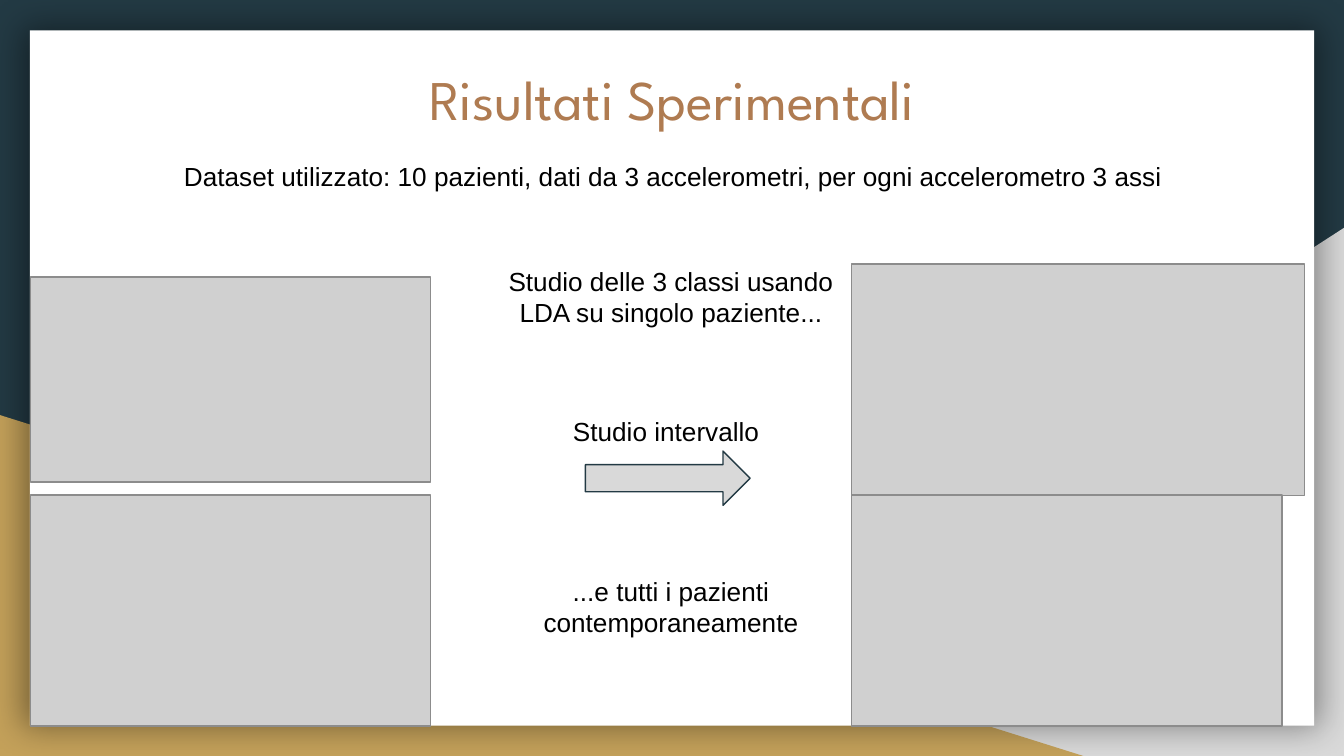
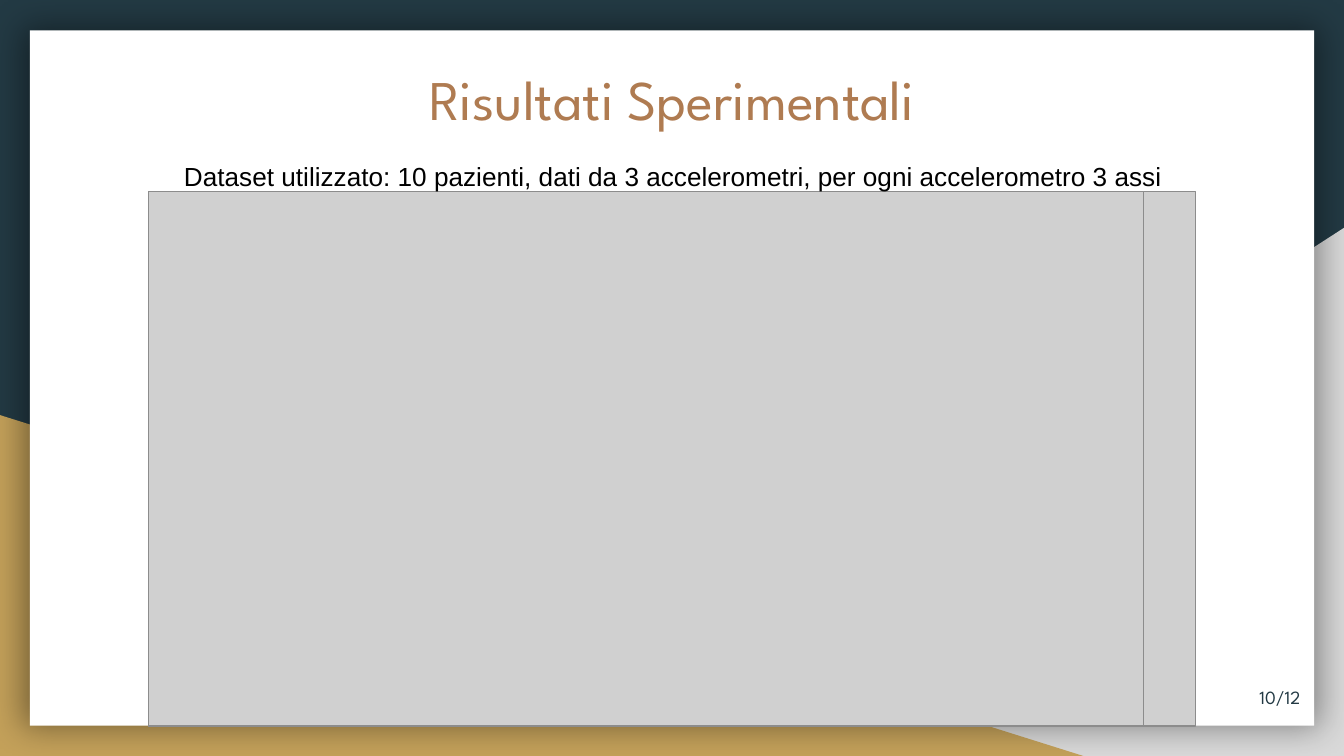
Before and after one commit to fuserale/tesi, a slide deck: slide 10 of tex_tesi/Apprendimento non supervisionato per l’identificazione di contesti di Freezing of Gait (FOG) in pazienti affetti da Morbo di Parkinson.pptx. Drawn at 1344x756 pixels with LibreOffice and Linux fonts; fonts in the diff are those of the drawing; grey boxes stand for pictures. Boxes give left, top, right and bottom in pixels: in the first picture for what was removed or moved away, otherwise in the second. Text is boxed around its words. In the diff, an @@ line names an element or a change of style, - is before the commit and + after.

```diff
--- a/tex_tesi/Apprendimento non supervisionato per l’identificazione di contesti di Freezing of Gait (FOG) in pazienti affetti da Morbo di Parkinson.pptx
+++ b/tex_tesi/Apprendimento non supervisionato per l’identificazione di contesti di Freezing of Gait (FOG) in pazienti affetti da Morbo di Parkinson.pptx
@@ picture: place and size @@
-picture at bbox=[852, 265, 1305, 496]
+picture at bbox=[148, 191, 1195, 726]
@@ picture: place and size @@
-picture at bbox=[31, 495, 431, 726]
+picture at bbox=[148, 191, 1073, 726]
@@ picture: place and size @@
-picture at bbox=[852, 495, 1282, 726]
+picture at bbox=[148, 191, 1144, 726]
@@ picture: place and size @@
-picture at bbox=[31, 277, 431, 482]
+picture at bbox=[148, 216, 1142, 726]
@@ text removed at bbox=[509, 272, 833, 328] @@
-Studio delle 3 classi usando LDA su singolo paziente...
@@ text removed at bbox=[573, 422, 759, 442] @@
-Studio intervallo
@@ right arrow removed at bbox=[586, 452, 751, 505] @@
@@ text removed at bbox=[544, 582, 799, 638] @@
-...e tutti i pazienti contemporaneamente
@@ page number added at bbox=[1259, 691, 1300, 706], 10 pt, text #233A44 @@
+10/12
```
Also in this commit, not shown: 6 other slides changed, 5 slides added, 5 slides removed.
